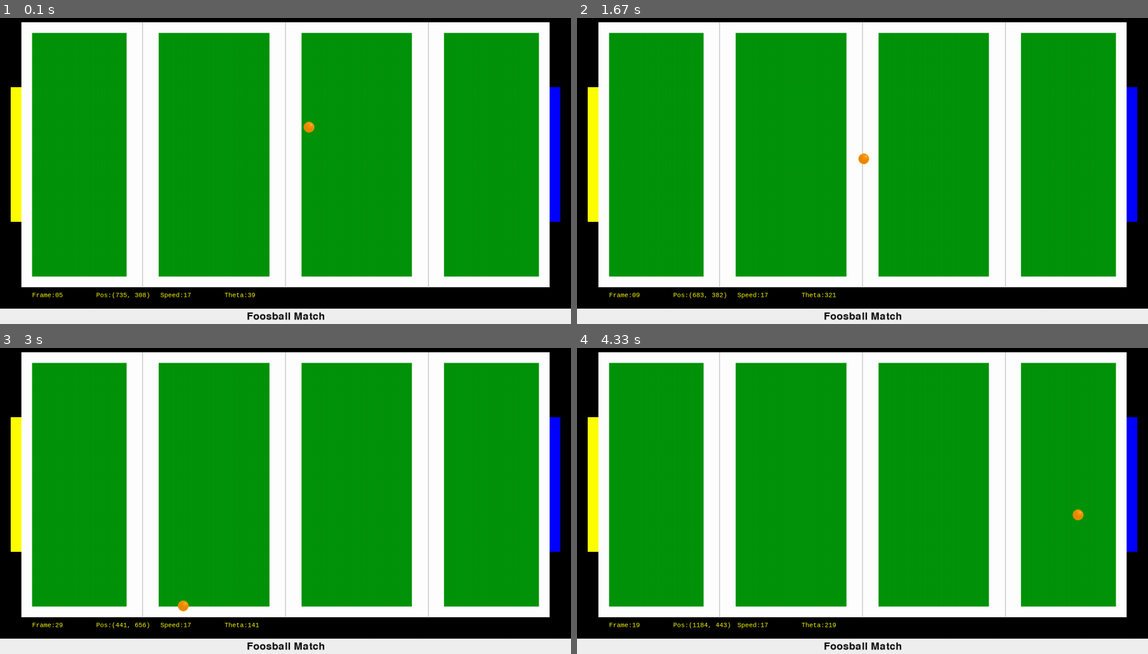
Above: before the commit, frames 1-4 (two rows, left to right).
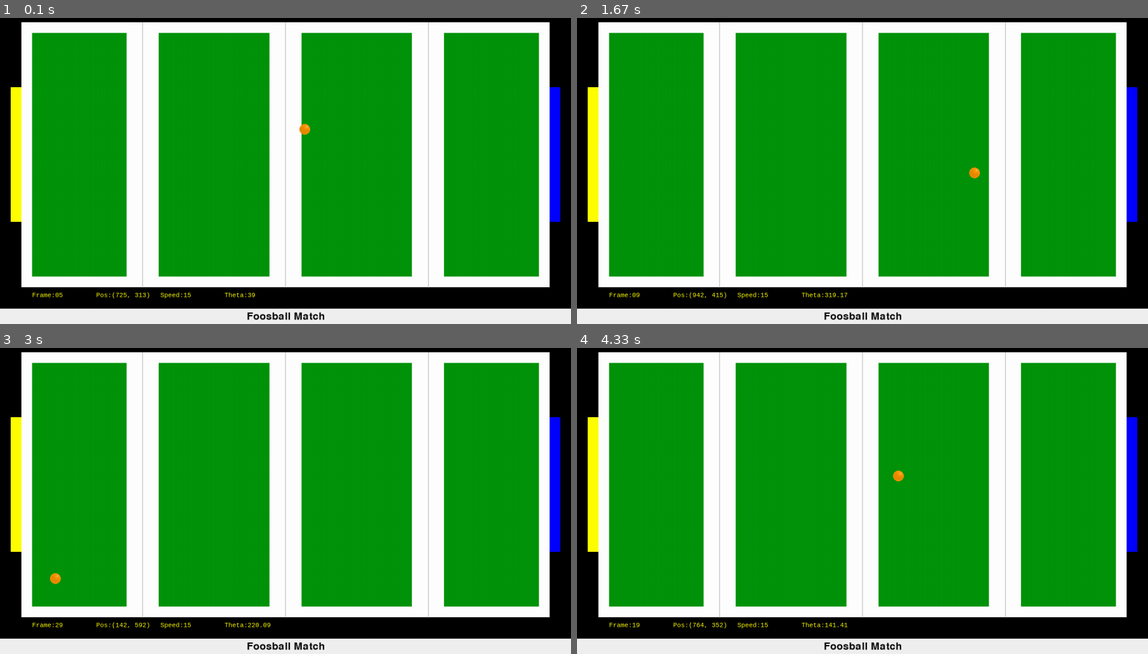
Above: after the commit, the same moments.

Repository: GreatAlexander/Games
Game: pygame game, started from GemTrap/Foosball/main.py
The game is run twice, just before and just after one commit, with the same random seed, the same clock (stepped at 60 frames per second) and the same inputs.
Inputs:
- Up to frame 1 (0.1 s): no input
- Up to frame 2 (1.67 s): no input
- Up to frame 3 (3 s): no input
- Up to frame 4 (4.33 s): no input

The runs differ from the first frame. In frame 1, less than 0.1% of the frame differs, in the area x 20-56%, y 33-92%; in frame 2, 0.2%; in frame 3, 0.2%; in frame 4, 0.2%, in the area x 20-89%, y 40-92%.

Commit message:
Ball bouncing at weird angles has been fixed - Forgot to add Sin/Cos alternatives

Diff:
--- a/GemTrap/Foosball/Ball.py
+++ b/GemTrap/Foosball/Ball.py
@@ -54,15 +54,12 @@
 
     def _updatePosition(self):
         "Update speed and position of ball."
-#        self.changeDirectionSlightlyAfterNSteps(60)
+        self.changeDirectionSlightlyAfterNSteps(60)
         xymod, xy = self.computeDynamics()
 
         self.getNextPosition(xymod)
         if self.hasHitWall():
             self.bounceOffWall(xy)
-
-        self.getNextPosition(xymod)
-        if self.hasHitWall():
             self.moveBallToBeWithinPitch()
 
         move = self.nextPosition.tolist()
@@ -79,13 +76,17 @@
 
     def computeDynamics(self):
         angle = self.orientation % 90
-        xmod = self.speed * np.sin(np.deg2rad(angle))
-        ymod = self.speed * np.cos(np.deg2rad(angle))
+        if self.orientation >= 0 and self.orientation < 90 or self.orientation >= 180 and self.orientation < 270:
+            xmod = self.speed * np.sin(np.deg2rad(angle))
+            ymod = self.speed * np.cos(np.deg2rad(angle))
+        if self.orientation >= 90 and self.orientation < 180 or self.orientation >= 270 and self.orientation <= 360:
+            xmod = self.speed * np.cos(np.deg2rad(angle))
+            ymod = self.speed * np.sin(np.deg2rad(angle))
         xy = self.getXY()
         return np.matrix((xmod*xy[0], ymod*xy[1])), xy
 
     def getXY(self):
-#        self.orientation %= 360
+        self.orientation %= 360
         if self.orientation >= 0 and self.orientation < 90:
             return [1, -1]
         elif self.orientation >= 90 and self.orientation < 180:
@@ -132,7 +133,7 @@
             elif xy[0] == -1:
                 self.orientation = 540 - self.orientation
         self.slowDownDueToCollisionFriction()
-        self.speed *= COLLISION_FRICTION
+#        self.speed *= COLLISION_FRICTION
 
     def moveBallToBeWithinPitch(self):
         if self.hasGoneOffFieldLeft():
--- a/GemTrap/Foosball/main.py
+++ b/GemTrap/Foosball/main.py
@@ -40,8 +40,11 @@
 	push = 1
 	going = True
 
-	pushSpeed = np.random.randint(10, 26)
+#	pushSpeed = np.random.randint(10, 26)
+#	pushOrient = np.random.randint(0, 360)
+	pushSpeed = 15
 	pushOrient = np.random.randint(0, 360)
+
 
 	while going:			# Main game loop
 		clock.tick(60)
